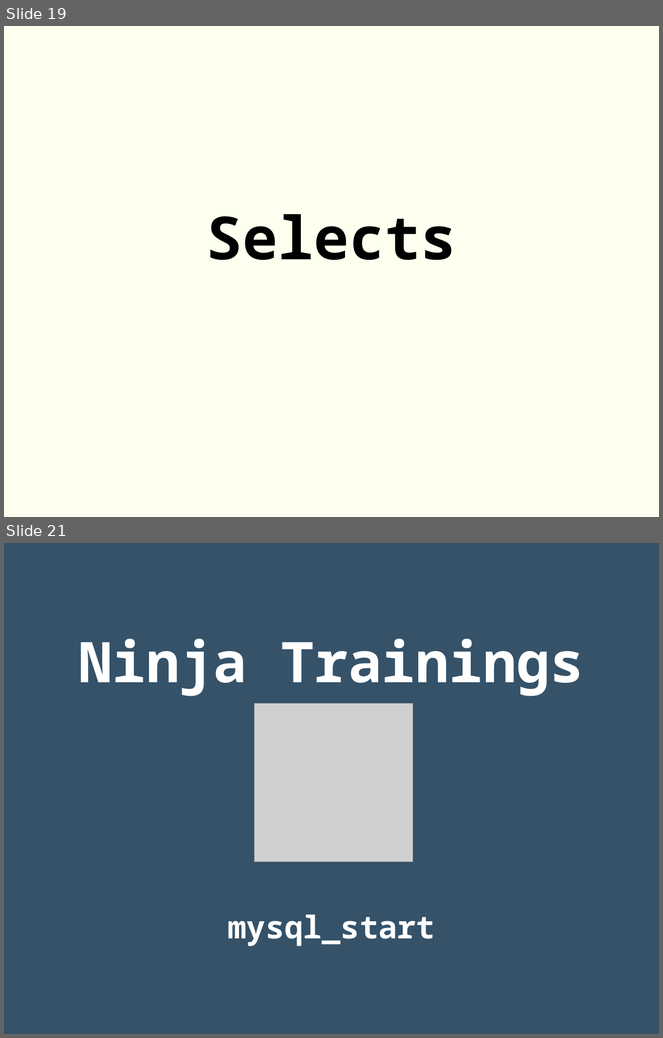
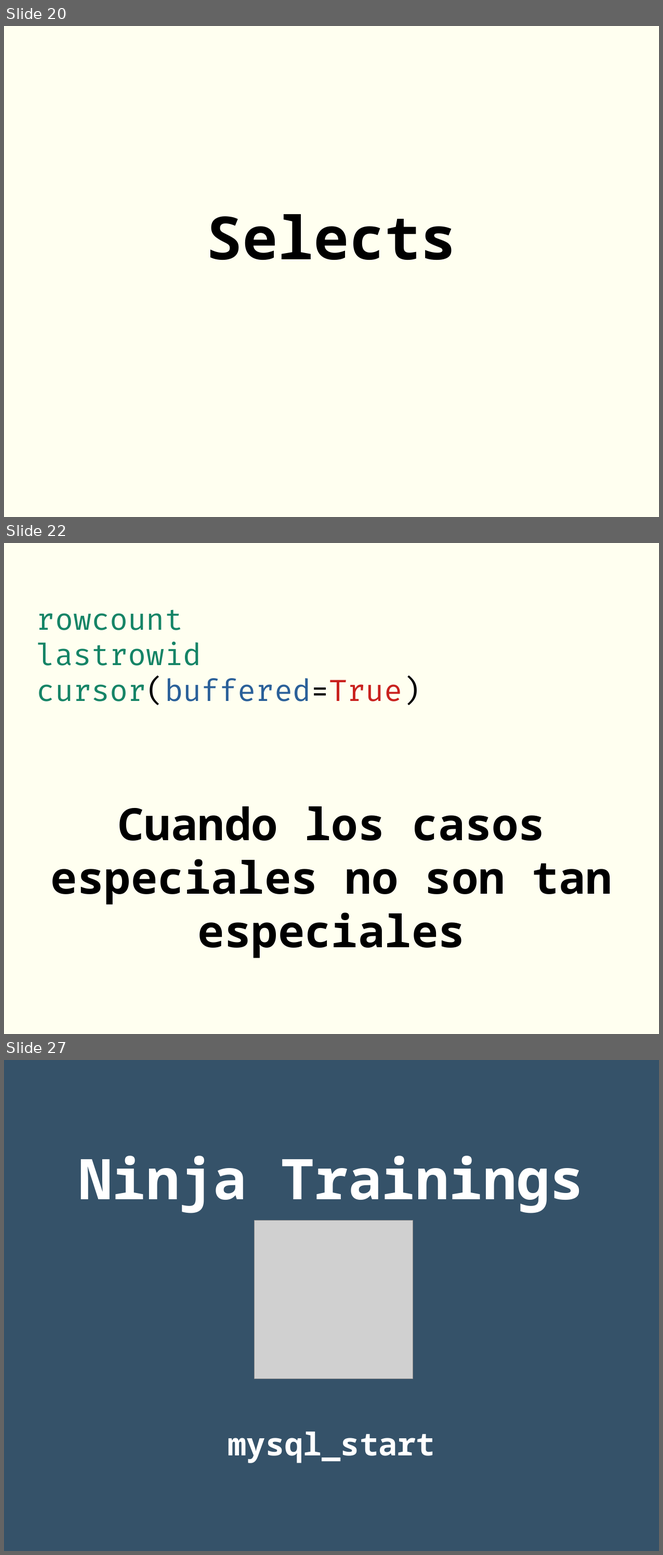
Before and after one commit to rgmf/dwes, a slide deck: unidades/06_acceso_a_bases_de_datos/presentacion/bbdd.odp. Shown one above the other, each under a label of ours: slides 19 and 21 before the commit, slides 20, 22 and 27 after it; the slides between them are not shown. The pictures are 663x1038 and 663x1555 pixels, drawn with LibreOffice and Linux fonts; fonts in the diff are those of the drawing; grey boxes stand for pictures. Boxes give left, top, right and bottom in pixels: in the first picture for what was removed or moved away, otherwise in the second. Text is boxed around its words. In the diff, an @@ line names an element or a change of style, - is before the commit and + after.

```diff
--- a/unidades/06_acceso_a_bases_de_datos/presentacion/bbdd.odp
+++ b/unidades/06_acceso_a_bases_de_datos/presentacion/bbdd.odp
@@ slide 22 added at bbox=[4, 543, 659, 1034], background #FFFFF0 @@
@@ subtitle added at bbox=[37, 610, 612, 958], 54 pt, text #000000, bold @@
+rowcount
+lastrowid
+cursor(buffered=True)
+Cuando los casos especiales no son tan especiales
@@ what was slide 19 is now slide 20 @@
@@ what was slide 21 is now slide 27 @@
```
Also in this commit, not shown: 2 slides changed, 5 other slides added, 22 other files.
